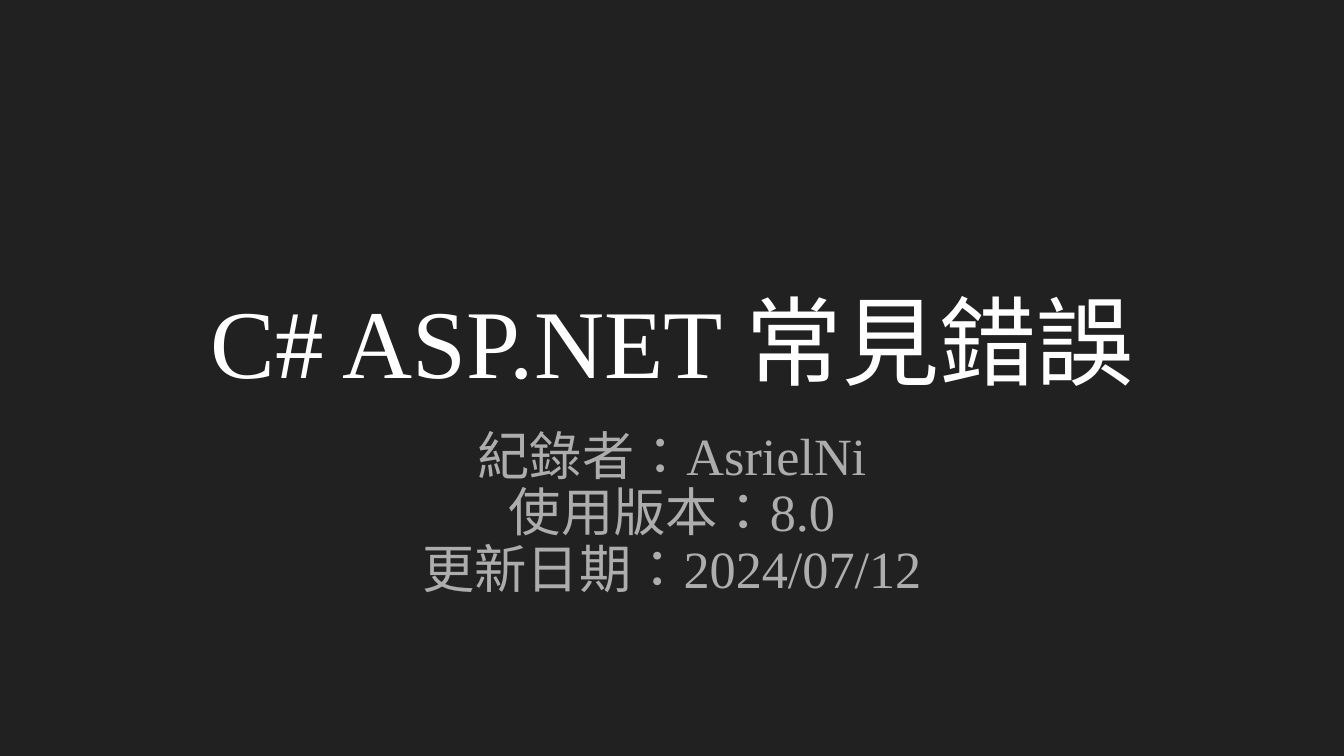
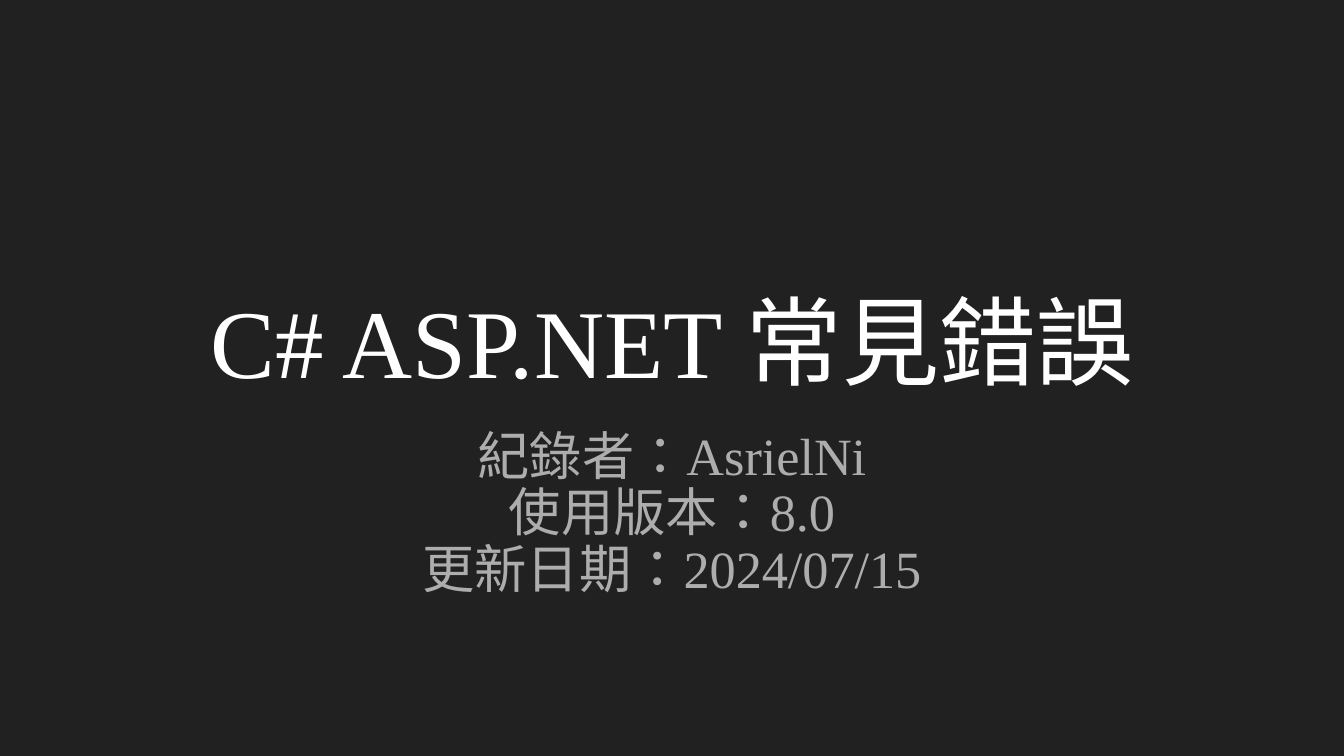
Before and after one commit to AsrielNi/ShopStore, a slide deck: slide 1 of C#_ASP.NET_常見錯誤.pptx. Drawn at 1344x756 pixels with LibreOffice and Linux fonts; fonts in the diff are those of the drawing. Boxes give left, top, right and bottom in pixels: in the first picture for what was removed or moved away, otherwise in the second. Text is boxed around its words. In the diff, an @@ line names an element or a change of style, - is before the commit and + after.

Commit message:
Hint: 嘗試加入路由屬性作管理 ShopApplication 新增控制器方法 ProductController - ProductInfo ShopApplication 新增檢視 Product - ProductInfo.cshtml ShopApplication 修改檢視 Product - ShowProduct.cshtml README.md 新增內容 C#_ASP.NET_常見錯誤.pptx 更新內容

```diff
--- a/C#_ASP.NET_常見錯誤.pptx
+++ b/C#_ASP.NET_常見錯誤.pptx
@@ subtitle at [423,534,922,592]: text changed @@
-更新日期：2024/07/12
+更新日期：2024/07/15
```
Also in this commit, not shown: 2 slides added, 4 other files.
